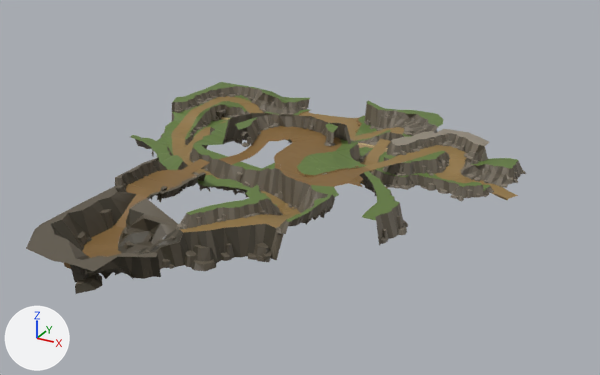
An edit to the FBX model Assets/Mountain3.fbx, drawn before and after from the same camera.
Rendered twice from a 50 mm camera at (257.0, -814.0, 367.0) aimed at (-144.0, -86.0, 3.0). The lights are fixed; the arrows at lower left show +X, +Y and +Z. Where no turn or scale is listed for an object, it has been applied to the vertices. Vertices at the same position are counted once.

Names of what the first picture shows: 'Mountain14_', 'Mountain18_', 'Mountain24_', 'Mountain25_', 'Mountain27_', 'Mountain28_', 'Mountain29_', 'Mountain31_', 'Mountain32_', 'Mountain5_', 'Mountain6_', 'TrackA', 'TrackH'.
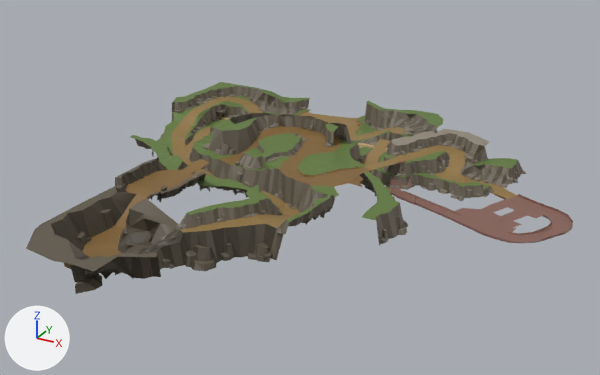
The edits, one by one:
me_mesh_044 is used by ob_mountain31; location (-197.8, 3.7, 20.3).
me_mesh_044 had 106 vertices, 110 faces and spanned x -88.0..67.0, y -35.0..28.0, z -12.0..23.0.
me_mesh_044 now has 106 vertices, 110 faces and spans x -93.0..67.0, y -75.0..28.0, z -12.0..23.0.
me_mesh_044 part 3: the loose piece of 11 vertices spanning x -88.0..-72.0, y -35.0..-16.0, z -11.0..-7.0 is turned 53.4 degrees about the z axis through its middle, then moved by (-5.0, -37.0, 5.0).
me_mesh_044 part 4: the loose piece of 11 vertices spanning x -77.0..-68.0, y -23.0..-8.0, z -11.0..-6.0 is turned 92.2 degrees about the z axis through its middle, then moved by (7.0, -55.0, 5.0).
me_mesh_044 part 5: the loose piece of 11 vertices spanning x -72.0..-62.0, y -22.0..-6.0, z -12.0..2.0 is turned 112.2 degrees about the z axis through its middle, then moved by (9.0, -55.0, 3.0).
me_mesh_044 part 6: 11 of 106 vertices moved; they spanned x -80.0..-63.0, y -12.0..7.0, z -11.0..-7.0 and now span x -86.0..-44.0, y -69.0..-34.0, z -11.0..23.0; mean shift (4.0, -54.0, 18.0); largest move (-71.0, 7.0, -11.0) -> (-81.0, -69.0, -6.0).
me_mesh_046 is used by ob_mountain32; location (-208.5, -9.0, 34.6).
Verts and faces of me_mesh_046; kept vertices keep their numbers, new ones are numbered from 184.
Before the commit, vertices of me_mesh_046: 36 (-33.0, -29.0, 6.1) at pixel (246, 127), 37 (-36.0, -40.2, 6.1) at pixel (239, 129), 44 (-28.3, -27.1, -15.9) at pixel (251, 145).
me_mesh_046 had 184 vertices, 200 faces and spanned x -51.2..67.3, y -40.2..35.3, z -15.9..8.7.
me_mesh_046 now has 175 vertices, 191 faces and spans x -51.2..67.3, y -56.8..35.3, z -21.1..8.7.
me_mesh_046 part 1: the loose piece of 11 vertices spanning x -36.0..-25.8, y -34.1..-22.0, z -12.5..-6.3 is turned -121.3 degrees about the z axis through its middle, then moved by (-10.7, -23.3, -8.6).
Part 2, on me_mesh_046:
New vertex 184 is at (-30.2, -38.2, -19.4), pixel (244, 150).
New vertex 185 is at (-33.0, -49.2, -20.7), pixel (237, 154).
New faces: (37, 184, 44), (36, 37, 44), (37, 185, 184).
Mesh me_mesh_047 is new.
It has 277 vertices, 340 faces and spans x -31.3..28.7, y -43.5..49.4, z -14.6..2.5.
It uses material mat_mountain1_medieval_material (picture img_medieval_texture_png).
Mesh me_mesh_048 is new.
It has 225 vertices, 332 faces and spans x -133.0..73.0, y -66.0..48.0, z -47.0..-18.0.
It uses material mat_mountain1_medieval_material (picture img_medieval_texture_png).
Object 'Mountain33_' (ob_mountain33) is new; it shows me_mesh_047.
Its location is (-197.1, -48.1, 28.0).
Object 'TrackZ' (ob_trackz) is new; it shows me_mesh_048.
Its location is (63.5, -27.5, 42.1).

Changed parts and their boxes [x1, y1, x2, y2] in the pictures (600 x 375 px; the box of a moved part takes in the faces that stretch with it):
'TrackZ', added (brown)
    after: [387, 161, 573, 243]
'Mountain32_', reshaped (7% wider, 24% taller)
    before: [235, 114, 338, 147]
    after: [228, 114, 338, 155]
'Mountain31_', reshaped (16% wider, 33% taller)
    before: [223, 113, 351, 145]
    after: [203, 113, 351, 156]
'Mountain33_', added (green)
    after: [235, 133, 307, 169]
part 1 of me_mesh_046, moved or reshaped
    before: [247, 137, 253, 144]
    after: [228, 149, 236, 155]
part 2 of me_mesh_046, added
    after: [238, 128, 251, 154]
part 3 of me_mesh_044, moved or reshaped
    before: [224, 139, 236, 143]
    after: [203, 143, 210, 150]
part 4 of me_mesh_044, moved or reshaped
    before: [235, 137, 244, 143]
    after: [214, 149, 220, 154]
part 5 of me_mesh_044, moved or reshaped
    before: [238, 131, 248, 145]
    after: [220, 144, 229, 156]
part 6 of me_mesh_044, moved or reshaped (not visible before)
    after: [208, 120, 239, 154]
